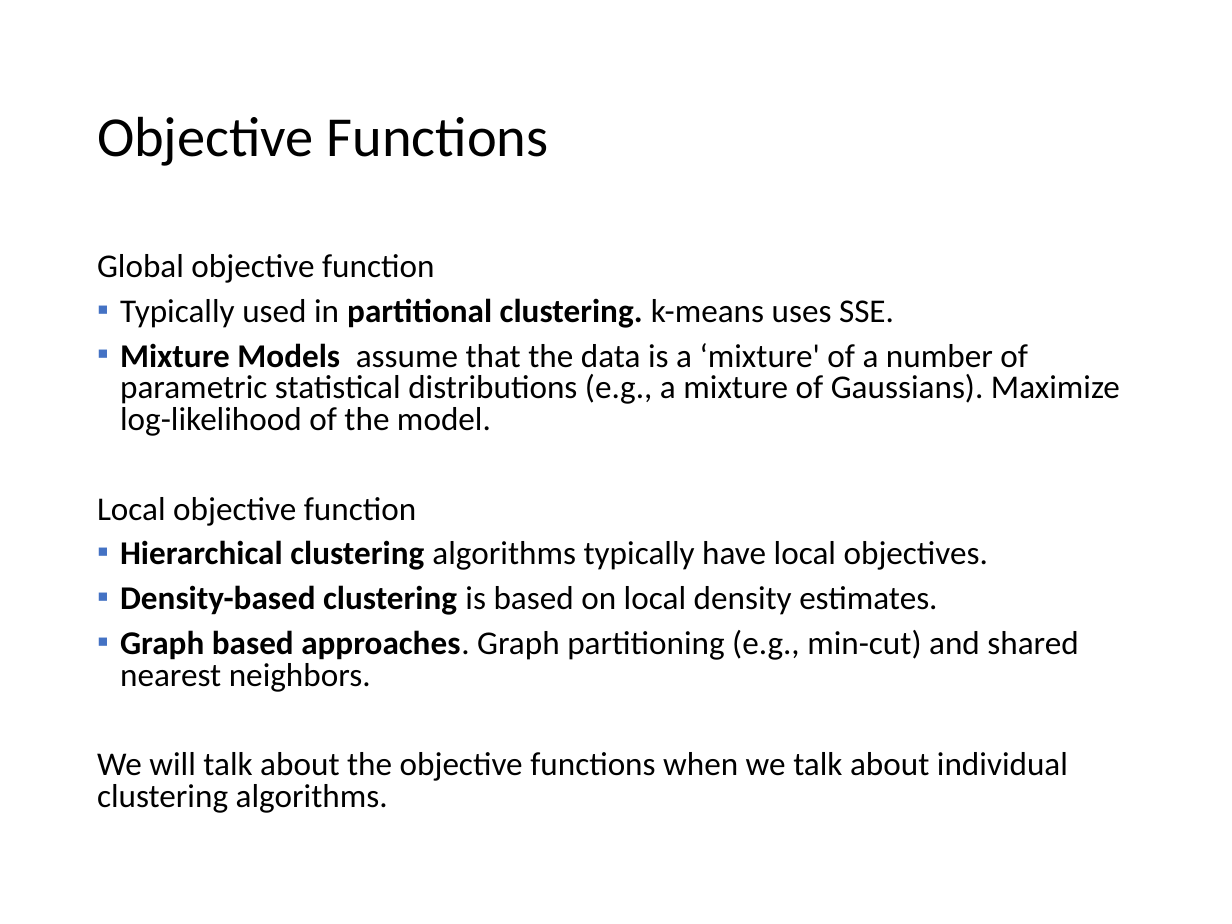
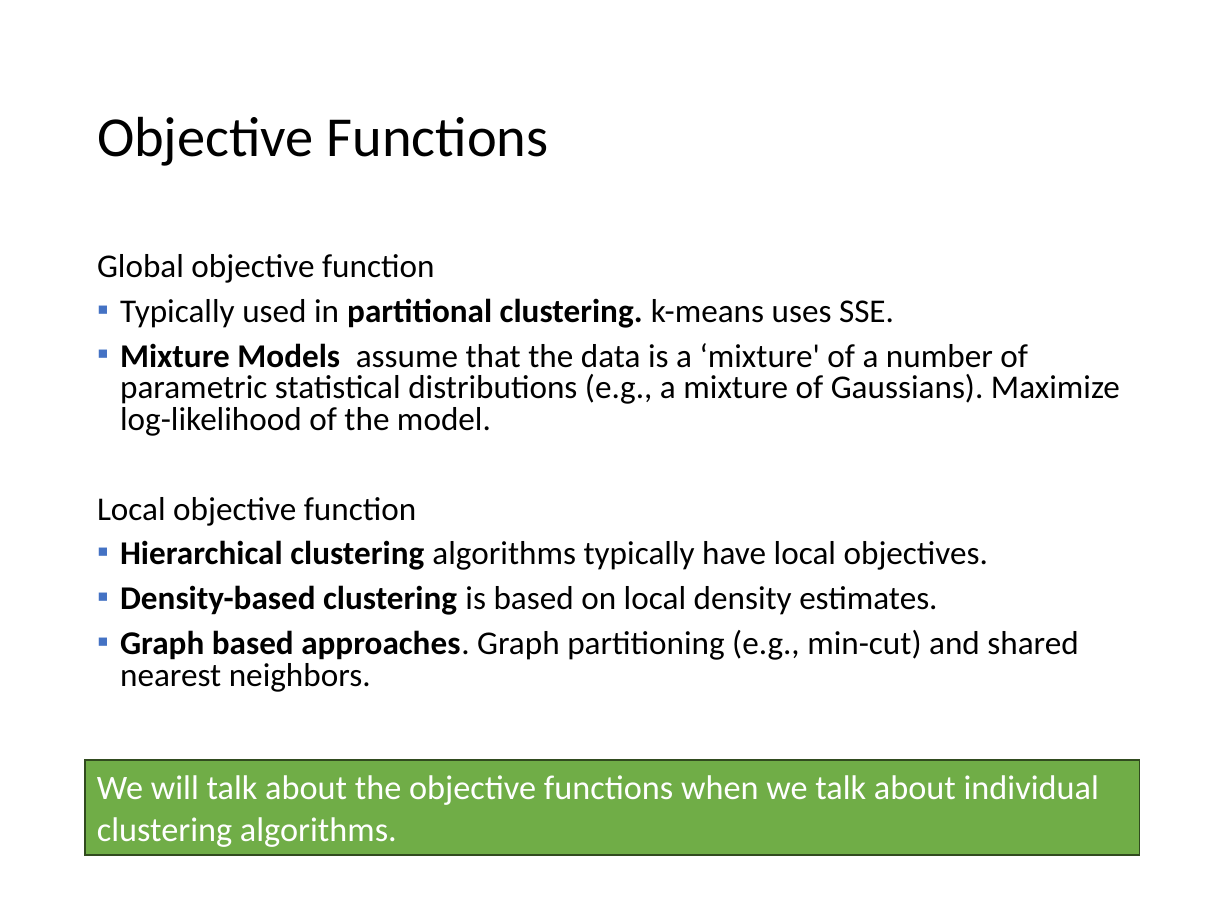
Before and after one commit to mhahsler/Introduction_to_Data_Mining_R_Examples, a slide deck: slide 22 of slides/chap7_basic_cluster_analysis.pptx (slide 21 before the commit). Drawn at 1232x924 pixels with LibreOffice and Linux fonts; fonts in the diff are those of the drawing. Boxes give left, top, right and bottom in pixels: in the first picture for what was removed or moved away, otherwise in the second. Text is boxed around its words. In the diff, an @@ line names an element or a change of style, - is before the commit and + after.

```diff
--- a/slides/chap7_basic_cluster_analysis.pptx
+++ b/slides/chap7_basic_cluster_analysis.pptx
@@ rectangle added at [85,760,1140,855], fill #70AD47, outline #314C1F 1 pt, 20 pt, text #FFFFFF @@
+We will talk about the objective functions when we talk about individual clustering algorithms.
@@ text at [97,752,1068,813]: paragraph removed @@
-We will talk about the objective functions when we talk about individual clustering algorithms.
```
Also in this commit, not shown: 7 other slides changed, 1 slide added, 1 other file.
